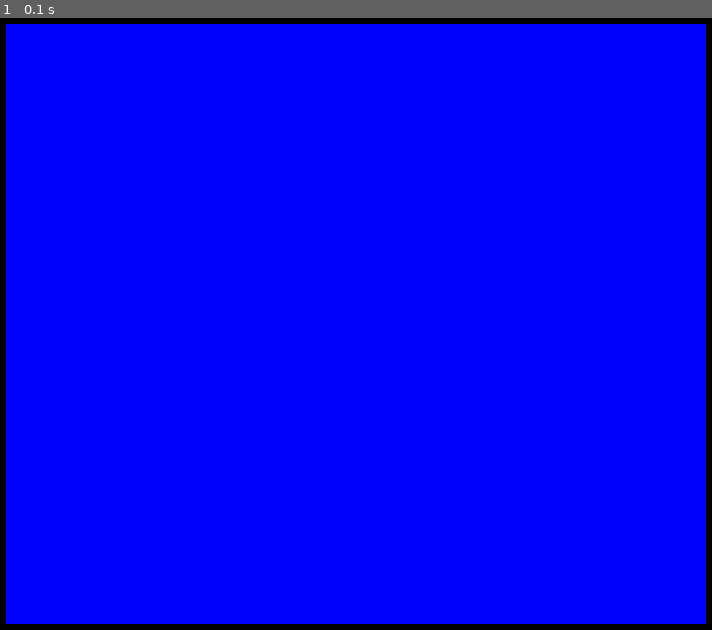
Above: before the commit, frame 1.
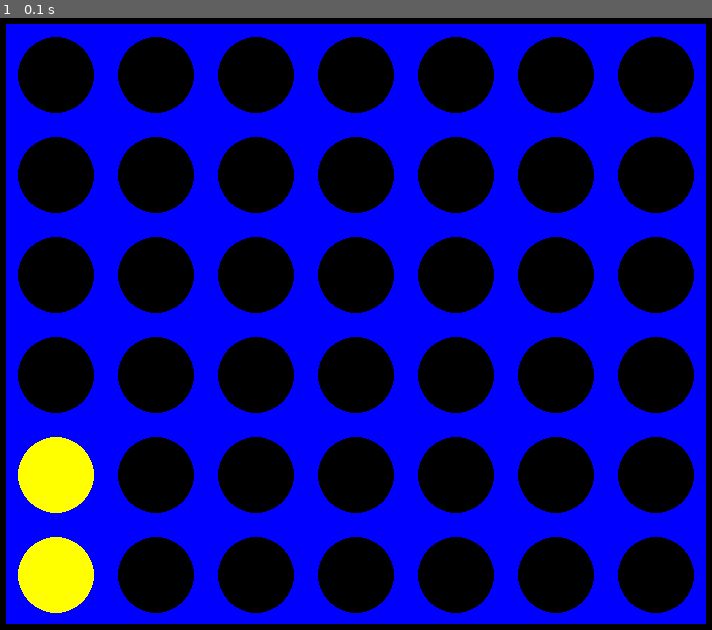
Above: after the commit, the same moment.

Repository: SARdude54/ConnectFourPygame
Game: pygame game, started from main.py
The game is run twice, just before and just after one commit, with the same random seed, the same clock (stepped at 60 frames per second) and the same inputs.
Inputs:
- Up to frame 1 (0.1 s): no input

The runs differ from the first frame. In frame 1, 43% of the frame differs, in the area x 2-98%, y 3-98%.

Commit message:
Added method that checks available spaces on board

Diff:
--- a/main.py
+++ b/main.py
@@ -8,23 +8,86 @@
 window = pygame.display.set_mode((900, 800))
 
 running = True
+clicked = False
 
-board = [[0 for c in range(0, 7)] for r in range(0, 6)]
+COL = 7
+ROW = 6
+
+game_board = [[{
+    "cord": [c, r],
+    "pos_cord": [r * 100 + 150, c * 100 + 151],
+    "value": 0
+} for r in range(0, ROW + 1)] for c in range(0, COL + 1)]
+#
+game_board[5][0]["value"] = 2
+game_board[4][0]["value"] = 2
 
 
-def draw_board(screen):
+def draw_board(screen: pygame.Surface, board: list[list[dict]]):
+    """
+    Renders the board on the window
+    :param screen: pygame.Surface
+    :param board: list[list[dict]]
+    :return: None
+    """
     screen.fill((0, 0, 0))
     pygame.display.set_caption(str(clock.get_fps()))
     pygame.draw.rect(screen, (0, 0, 255), pygame.Rect(100, 100, 700, 600))
 
+    for r in range(0, ROW):
+        for c in range(0, COL):
+            if board[r][c]["value"] == 0:
+                pygame.draw.circle(screen, (0, 0, 0), board[r][c]["pos_cord"], 38)
+            if board[r][c]["value"] == 1:
+                pygame.draw.circle(screen, (255, 0, 0), board[r][c]["pos_cord"], 38)
+            if board[r][c]["value"] == 2:
+                pygame.draw.circle(screen, (255, 255, 0), board[r][c]["pos_cord"], 38)
 
-print(board)
+
+def get_available_positions(board: list[list[dict]]):
+    """
+    gets available spots on the board
+    :param board: pygame.Surface
+    :return: list[dict]
+    """
+    available_positions = []
+
+    def get_pos_from_col(col: int):
+        """
+        private function that checks each column of the board
+        :param col: int
+        :return: dict
+        """
+        position = None
+        for r in range(ROW - 1, -1, -1):
+            if board[r][col]["value"] == 0:
+                position = board[r][col]
+                break
+        return position
+
+    for c in range(0, COL):
+        if get_pos_from_col(c) is not None:
+            available_positions.append(get_pos_from_col(c))
+
+    return available_positions
+
 
 if __name__ == "__main__":
     while running:
-        draw_board(window)
+        draw_board(window, game_board)
 
         for event in pygame.event.get():
+
+            if event.type == MOUSEBUTTONDOWN:
+                clicked = True
+
+            if event.type == MOUSEBUTTONUP:
+                clicked = False
+
+            if event.type == KEYDOWN:
+                if event.key == K_e:
+                    print(get_available_positions(game_board))
+
             if event.type == QUIT:
                 pygame.quit()
                 sys.exit()
